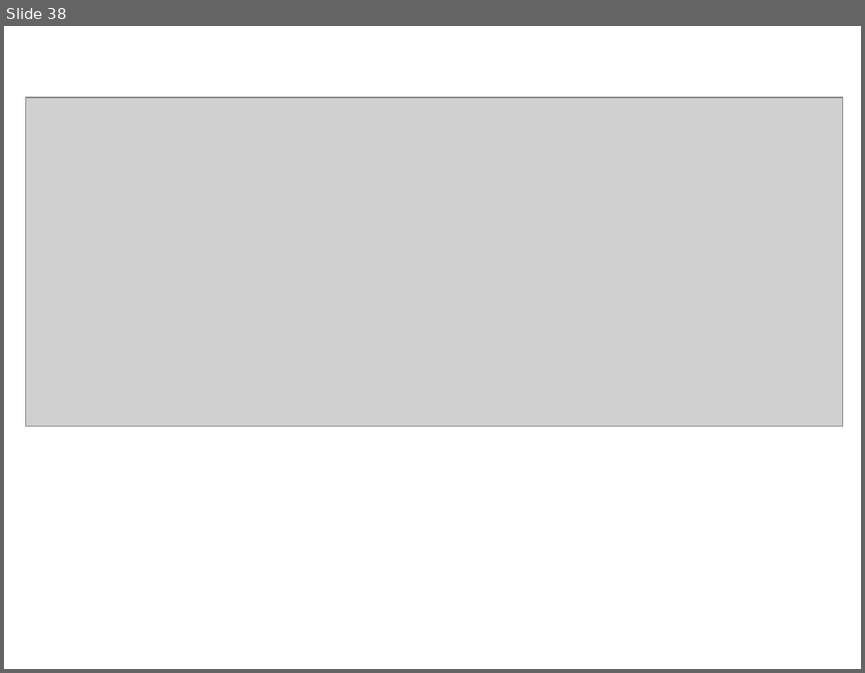
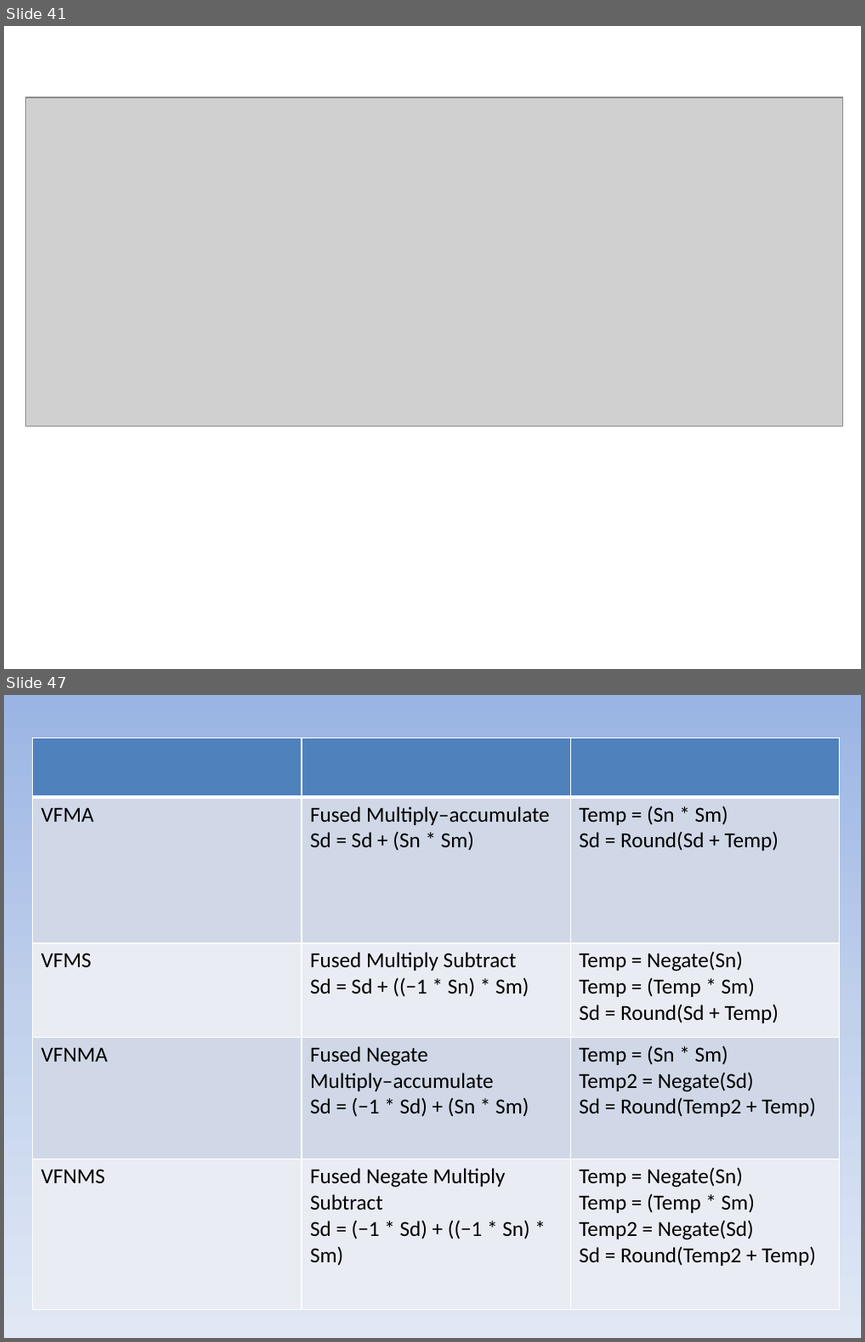
Before and after one commit to girishsukukumar/ARM-Architecture, a slide deck: Module-7.pptx. Shown one above the other, each under a label of ours: slide 38 before the commit, slides 41 and 47 after it; the slides between them are not shown. The pictures are 865x673 and 865x1342 pixels, drawn with LibreOffice and Linux fonts; fonts in the diff are those of the drawing; grey boxes stand for pictures. Boxes give left, top, right and bottom in pixels: in the first picture for what was removed or moved away, otherwise in the second. Text is boxed around its words. In the diff, an @@ line names an element or a change of style, - is before the commit and + after.

```diff
--- a/Module-7.pptx
+++ b/Module-7.pptx
@@ slide 47 added at (x1=4, y1=695, x2=861, y2=1338), background gradient #9AB5E4 to #C2D1ED to #E1E8F5 @@
@@ table added at (x1=32, y1=737, x2=840, y2=1310), 5 rows, 3 columns @@
+ |  | 
+VFMA | Fused Multiply–accumulate / Sd = Sd + (Sn * Sm) | Temp = (Sn * Sm) / Sd = Round(Sd + Temp)
+VFMS | Fused Multiply Subtract / Sd = Sd + ((−1 * Sn) * Sm) | Temp = Negate(Sn) / Temp = (Temp * Sm) / Sd = Round(Sd + Temp)
+VFNMA | Fused Negate / Multiply–accumulate / Sd = (−1 * Sd) + (Sn * Sm) | Temp = (Sn * Sm) / Temp2 = Negate(Sd) / Sd = Round(Temp2 + Temp)
+VFNMS | Fused Negate Multiply Subtract / Sd = (−1 * Sd) + ((−1 * Sn) * Sm) | Temp = Negate(Sn) / Temp = (Temp * Sm) / Temp2 = Negate(Sd) / Sd = Round(Temp2 + Temp)
@@ what was slide 38 is now slide 41 @@
```
Also in this commit, not shown: 5 slides changed, 9 other slides added, 1 slide removed.
